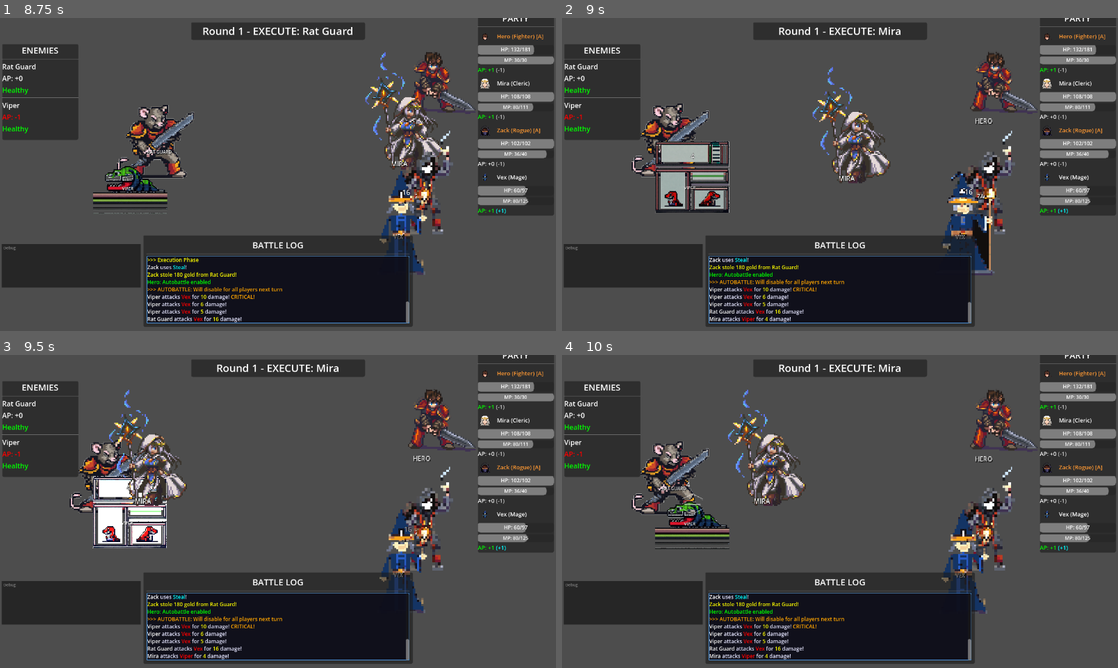
Above: before the commit, frames 1-4 (two rows, left to right).
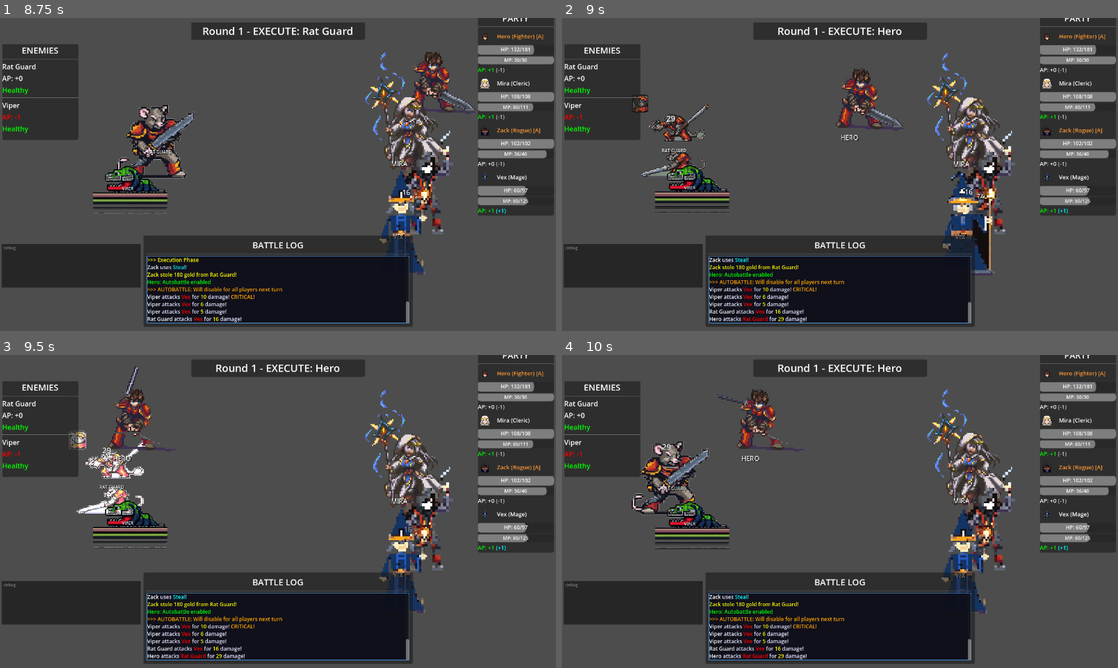
Above: after the commit, the same moments.

Repository: struktured-labs/cowardly-irregular
Game: Godot game, scene res://src/battle/BattleScene.tscn
The game is run twice, just before and just after one commit, with the same random seed, the same clock (stepped at 60 frames per second) and the same inputs. This scene is started directly instead of the project's main scene.
Inputs (mouse positions are in pixels of both pictures, inside the frame that each line leads up to):
- Up to frame 1 (8.75 s): tap Enter at 0.5 s; move the mouse to (400, 158) at 0.52 s; hold Right (ui_right) 0.53-1.25 s; hold R (battle_advance) 0.53-1.25 s; click (400, 158) at 0.67 s; tap Z (ui_accept) at 0.77, 1.07, 3.77, 4.07, 6.77, 7.07 s; drag from (166, 190) to (250, 237) at 1.27 s; move the mouse to (333, 105) at 2.02 s; hold Right (ui_right) 2.03-2.75 s; hold Tab (battle_toggle_auto) 2.03-2.75 s; click (333, 105) at 2.17 s; drag from (250, 237) to (111, 127) at 2.77 s; move the mouse to (444, 221) at 3.52 s; hold Left (ui_left) 3.53-4.25 s; tap E (camera_rotate_right) at 3.6 s; click (444, 221) at 3.67 s; drag from (111, 127) to (194, 96) at 4.27 s; move the mouse to (305, 174) at 5.02 s; hold Down (ui_down) 5.03-5.75 s; tap Alt at 5.1 s; click (305, 174) at 5.17 s; drag from (194, 96) to (166, 190) at 5.77 s; move the mouse to (400, 158) at 6.52 s; hold Up (ui_up) 6.53-7.25 s; tap Y at 6.6 s; click (400, 158) at 6.67 s; drag from (166, 190) to (250, 237) at 7.27 s; move the mouse to (333, 105) at 8.02 s; hold Down (ui_down) from 8.03 s (still down); tap Space at 8.1 s; click (333, 105) at 8.17 s
- Up to frame 2 (9 s): release Down (ui_down) at 8.75 s; drag from (812, 237) to (673, 127) at 8.77 s
- Up to frame 3 (9.5 s): no input
- Up to frame 4 (10 s): move the mouse to (1006, 558) at 9.52 s; hold Up (ui_up) from 9.53 s (still down); tap Keypad Enter at 9.6 s; click (1006, 558) at 9.67 s; tap Z (ui_accept) at 9.77 s

Frame 1 is identical in both runs. In frame 2, 9.2% of the frame differs, in the area x 12-89%, y 2-98%; in frame 3, 8.5%; in frame 4, 5.2%.

Commit message:
feat: gray bg fix, 6 enemy AI archetypes, status effect icons
Cherry-picked from cowir-battle:
- BattleBackground safety redraw after 3 frames + explicit TextureRect sizing
- 6 AI archetypes: healer, caster, debuffer, tank, assassin, brute
- Status effect badges above combatant sprites (reactive updates)
- Boss intro stinger wiring moved to SFX commit

Co-Authored-By: Claude Opus 4.6 (1M context) <noreply@anthropic.com>

Diff:
--- a/src/battle/BattleBackground.gd
+++ b/src/battle/BattleBackground.gd
@@ -144,6 +144,7 @@
 ## Transition state
 var _transition_tween: Tween = null
 var _has_drawn: bool = false
+var _frames_in_tree: int = 0  # Safety counter for background draw retry
 
 
 func _ready() -> void:
@@ -175,6 +176,16 @@
 
 
 func _process(delta: float) -> void:
+	# Safety: if background never drew after 3 frames, force a draw attempt
+	if not _has_drawn:
+		_frames_in_tree += 1
+		if _frames_in_tree >= 3:
+			var vp = get_viewport_rect().size
+			if vp.x > 0 and vp.y > 0:
+				print("[BG] Safety redraw triggered after %d frames (viewport: %s)" % [_frames_in_tree, vp])
+				_draw_background_immediate()
+				_has_drawn = true
+
 	_parallax_time += delta
 	if _layer_far and _layer_mid and _layer_near:
 		_layer_far.position.x = sin(_parallax_time * PARALLAX_SPEED_FAR * 0.1) * PARALLAX_RANGE * 0.3
@@ -328,11 +339,14 @@
 
 	# Try artist backdrop first — if available, skip procedural generation
 	if _try_load_artist_backdrop():
+		print("[BG] Artist backdrop loaded for terrain %d" % current_terrain)
 		return
 
 	var viewport_size = get_viewport_rect().size
+	print("[BG] Drawing procedural background — terrain=%d, viewport=%s" % [current_terrain, viewport_size])
 	if viewport_size.x == 0 or viewport_size.y == 0:
 		# Viewport not ready yet — retry next frame
+		print("[BG] Viewport size is zero, deferring draw")
 		_has_drawn = false
 		call_deferred("_draw_background")
 		return
@@ -368,10 +382,12 @@
 	Returns true if loaded, false to fall through to procedural generation."""
 	var path = BACKDROP_PATHS.get(current_terrain, "")
 	if path == "" or not ResourceLoader.exists(path):
+		print("[BG] No artist backdrop for terrain %d (path=%s, exists=%s)" % [current_terrain, path, ResourceLoader.exists(path) if path != "" else false])
 		return false
 
 	var tex = load(path) as Texture2D
 	if not tex:
+		print("[BG] Failed to load artist backdrop texture: %s" % path)
 		return false
 
 	_artist_backdrop_rect = TextureRect.new()
@@ -418,6 +434,9 @@
 		var sky_rect = TextureRect.new()
 		sky_rect.texture = cached["sky_tex"]
 		sky_rect.position = Vector2.ZERO
+		sky_rect.size = Vector2(w, sky_height)
+		sky_rect.expand_mode = TextureRect.EXPAND_IGNORE_SIZE
+		sky_rect.stretch_mode = TextureRect.STRETCH_SCALE
 		sky_rect.mouse_filter = Control.MOUSE_FILTER_IGNORE
 		add_child(sky_rect)
 		_sky_rect = sky_rect
@@ -426,6 +445,9 @@
 		var ground_rect = TextureRect.new()
 		ground_rect.texture = cached["ground_tex"]
 		ground_rect.position = Vector2(0, sky_height)
+		ground_rect.size = Vector2(w, int(viewport_size.y) - sky_height)
+		ground_rect.expand_mode = TextureRect.EXPAND_IGNORE_SIZE
+		ground_rect.stretch_mode = TextureRect.STRETCH_SCALE
 		ground_rect.mouse_filter = Control.MOUSE_FILTER_IGNORE
 		add_child(ground_rect)
 	else:
@@ -462,6 +484,9 @@
 		var sky_rect = TextureRect.new()
 		sky_rect.texture = sky_tex
 		sky_rect.position = Vector2.ZERO
+		sky_rect.size = Vector2(w, sky_height)
+		sky_rect.expand_mode = TextureRect.EXPAND_IGNORE_SIZE
+		sky_rect.stretch_mode = TextureRect.STRETCH_SCALE
 		sky_rect.mouse_filter = Control.MOUSE_FILTER_IGNORE
 		add_child(sky_rect)
 		_sky_rect = sky_rect
@@ -483,6 +508,9 @@
 		var ground_rect = TextureRect.new()
 		ground_rect.texture = ground_tex
 		ground_rect.position = Vector2(0, sky_height)
+		ground_rect.size = Vector2(w, ground_height)
+		ground_rect.expand_mode = TextureRect.EXPAND_IGNORE_SIZE
+		ground_rect.stretch_mode = TextureRect.STRETCH_SCALE
 		ground_rect.mouse_filter = Control.MOUSE_FILTER_IGNORE
 		add_child(ground_rect)
 
--- a/src/battle/BattleManager.gd
+++ b/src/battle/BattleManager.gd
@@ -807,7 +807,7 @@
 
 
 func _make_ai_decision(combatant: Combatant, alive_allies: Array, alive_enemies: Array) -> Dictionary:
-	"""Make AI decision for action selection"""
+	"""Make AI decision for action selection — behavior varies by monster archetype"""
 	# Get available abilities
 	var available_abilities = []
 	if combatant.job and combatant.job.has("abilities"):
@@ -832,44 +832,267 @@
 				battle_log_message.emit("The enemy anticipates your strategy...")
 				return counter_action
 
-	# Check if should heal (30% chance if ally below 40% HP)
-	var low_hp_allies = alive_allies.filter(func(a): return a.get_hp_percentage() < 40.0)
-	if low_hp_allies.size() > 0 and randf() < 0.3:
-		var healing_abilities = available_abilities.filter(func(a): return a.get("type", "") == "healing")
-		if healing_abilities.size() > 0:
-			var heal = healing_abilities[randi() % healing_abilities.size()]
+	# Determine AI archetype from stats and abilities
+	var archetype = _get_ai_archetype(combatant, available_abilities)
+	return _execute_archetype_ai(combatant, archetype, available_abilities, alive_allies, alive_enemies)
+
+
+func _get_ai_archetype(combatant: Combatant, available_abilities: Array) -> String:
+	"""Derive AI behavior archetype from combatant stats and abilities"""
+	var healing_abilities = available_abilities.filter(func(a): return a.get("type", "") == "healing")
+	var magic_abilities = available_abilities.filter(func(a): return a.get("type", "") == "magic")
+	var debuff_abilities = available_abilities.filter(func(a): return a.get("type", "") in ["debuff", "status"])
+
+	# Check for explicit ai_pattern in monster data
+	if combatant.has_meta("monster_type"):
+		var mt = combatant.get_meta("monster_type", "")
+		if EncounterSystem and mt in EncounterSystem.monster_database:
+			var ai = EncounterSystem.monster_database[mt].get("ai_pattern", "")
+			if ai != "":
+				return ai
+
+	# Healer: has healing abilities
+	if healing_abilities.size() > 0:
+		return "healer"
+	# Caster: magic stat significantly higher than attack, has magic abilities
+	if combatant.magic > combatant.attack * 1.3 and magic_abilities.size() > 0:
+		return "caster"
+	# Debuffer: has debuff/status abilities and isn't purely physical
+	if debuff_abilities.size() > 0:
+		return "debuffer"
+	# Tank: high HP and defense relative to attack
+	if combatant.defense > combatant.attack * 0.5 and combatant.max_hp >= 150:
+		return "tank"
+	# Assassin: very fast, targets wounded enemies
+	if combatant.speed >= 18:
+		return "assassin"
+	# Brute: everything else (high attack, straightforward)
+	return "brute"
+
+
+func _execute_archetype_ai(combatant: Combatant, archetype: String, abilities: Array, alive_allies: Array, alive_enemies: Array) -> Dictionary:
+	"""Execute AI logic based on archetype"""
+
+	match archetype:
+		"healer":
+			return _ai_healer(combatant, abilities, alive_allies, alive_enemies)
+		"caster":
+			return _ai_caster(combatant, abilities, alive_enemies)
+		"debuffer":
+			return _ai_debuffer(combatant, abilities, alive_allies, alive_enemies)
+		"tank":
+			return _ai_tank(combatant, abilities, alive_allies, alive_enemies)
+		"assassin":
+			return _ai_assassin(combatant, abilities, alive_enemies)
+		_:
+			return _ai_brute(combatant, abilities, alive_enemies)
+
+
+func _ai_healer(combatant: Combatant, abilities: Array, alive_allies: Array, alive_enemies: Array) -> Dictionary:
+	"""Healer AI: prioritize healing low-HP allies, attack only when no one needs healing"""
+	var healing_abilities = abilities.filter(func(a): return a.get("type", "") == "healing")
+	var low_hp_allies = alive_allies.filter(func(a): return a.get_hp_percentage() < 60.0)
+
+	# Heal the most wounded ally (70% chance when someone is hurt)
+	if low_hp_allies.size() > 0 and healing_abilities.size() > 0 and randf() < 0.7:
+		low_hp_allies.sort_custom(func(a, b): return a.get_hp_percentage() < b.get_hp_percentage())
+		var heal = healing_abilities[randi() % healing_abilities.size()]
+		return {
+			"type": "ability",
+			"combatant": combatant,
+			"ability_id": heal.get("id", ""),
+			"targets": [low_hp_allies[0]],
+			"speed": _compute_action_speed(combatant, "ability", heal)
+		}
+
+	# Buff/support abilities if available
+	var support_abilities = abilities.filter(func(a): return a.get("type", "") in ["buff", "support"])
+	if support_abilities.size() > 0 and randf() < 0.4:
+		var buff = support_abilities[randi() % support_abilities.size()]
+		var ally = alive_allies[randi() % alive_allies.size()]
+		return {
+			"type": "ability",
+			"combatant": combatant,
+			"ability_id": buff.get("id", ""),
+			"targets": [ally],
+			"speed": _compute_action_speed(combatant, "ability", buff)
+		}
+
+	# Fallback: basic attack
+	var target = _choose_target(combatant, alive_enemies, {})
+	return {"type": "attack", "combatant": combatant, "target": target, "speed": _compute_action_speed(combatant, "attack")}
+
+
+func _ai_caster(combatant: Combatant, abilities: Array, alive_enemies: Array) -> Dictionary:
+	"""Caster AI: strongly prefer magic abilities, target weaknesses when possible"""
+	var magic_abilities = abilities.filter(func(a): return a.get("type", "") == "magic")
+
+	# 75% chance to cast a spell if MP allows
+	if magic_abilities.size() > 0 and randf() < 0.75:
+		# Prefer spells that exploit target weaknesses
+		var best_spell = magic_abilities[0]
+		var best_score = 0.0
+		for spell in magic_abilities:
+			var element = spell.get("element", "")
+			var score = spell.get("power", 10)
+			# Check if any enemy is weak to this element
+			for enemy in alive_enemies:
+				if element != "" and element in enemy.weaknesses:
+					score *= 2.0  # Double score for weakness exploitation
+			if score > best_score:
+				best_score = score
+				best_spell = spell
+
+		var spell_target = _choose_target(combatant, alive_enemies, best_spell)
+		return {
+			"type": "ability",
+			"combatant": combatant,
+			"ability_id": best_spell.get("id", ""),
+			"targets": [spell_target],
+			"speed": _compute_action_speed(combatant, "ability", best_spell)
+		}
+
+	# Fallback: basic attack
+	var target = _choose_target(combatant, alive_enemies, {})
+	return {"type": "attack", "combatant": combatant, "target": target, "speed": _compute_action_speed(combatant, "attack")}
+
+
+func _ai_debuffer(combatant: Combatant, abilities: Array, alive_allies: Array, alive_enemies: Array) -> Dictionary:
+	"""Debuffer AI: apply status effects early, then fall back to damage"""
+	var debuff_abilities = abilities.filter(func(a): return a.get("type", "") in ["debuff", "status"])
+	var offensive_abilities = abilities.filter(func(a): return a.get("type", "") in ["physical", "magic"])
+
+	# 55% chance to debuff, preferring targets without existing debuffs
+	if debuff_abilities.size() > 0 and randf() < 0.55:
+		var debuff = debuff_abilities[randi() % debuff_abilities.size()]
+		# Pick a target that doesn't already have too many statuses
+		var target = alive_enemies[0]
+		var fewest_statuses = 999
+		for enemy in alive_enemies:
+			var status_count = enemy.active_statuses.size() if "active_statuses" in enemy else 0
+			if status_count < fewest_statuses:
+				fewest_statuses = status_count
+				target = enemy
+		return {
+			"type": "ability",
+			"combatant": combatant,
+			"ability_id": debuff.get("id", ""),
+			"targets": [target],
+			"speed": _compute_action_speed(combatant, "ability", debuff)
+		}
+
+	# Use offensive ability
+	if offensive_abilities.size() > 0 and randf() < 0.4:
+		var spell = offensive_abilities[randi() % offensive_abilities.size()]
+		var target = _choose_target(combatant, alive_enemies, spell)
+		return {
+			"type": "ability",
+			"combatant": combatant,
+			"ability_id": spell.get("id", ""),
+			"targets": [target],
+			"speed": _compute_action_speed(combatant, "ability", spell)
+		}
+
+	# Fallback: basic attack
+	var target = _choose_target(combatant, alive_enemies, {})
+	return {"type": "attack", "combatant": combatant, "target": target, "speed": _compute_action_speed(combatant, "attack")}
+
+
+func _ai_tank(combatant: Combatant, abilities: Array, alive_allies: Array, alive_enemies: Array) -> Dictionary:
+	"""Tank AI: use defensive abilities, protect allies, heavy single hits"""
+	var defensive_abilities = abilities.filter(func(a): return a.get("type", "") in ["buff", "support", "defensive"])
+	var physical_abilities = abilities.filter(func(a): return a.get("type", "") == "physical")
+
+	# Use defensive/buff ability if available (40% chance)
+	if defensive_abilities.size() > 0 and randf() < 0.4:
+		var buff = defensive_abilities[randi() % defensive_abilities.size()]
+		# Buff self or lowest-HP ally
+		var target = combatant
+		var low_hp_allies = alive_allies.filter(func(a): return a.get_hp_percentage() < 50.0)
+		if low_hp_allies.size() > 0:
+			low_hp_allies.sort_custom(func(a, b): return a.get_hp_percentage() < b.get_hp_percentage())
+			target = low_hp_allies[0]
+		return {
+			"type": "ability",
+			"combatant": combatant,
+			"ability_id": buff.get("id", ""),
+			"targets": [target],
+			"speed": _compute_action_speed(combatant, "ability", buff)
+		}
+
+	# Use strongest physical ability (50% chance)
+	if physical_abilities.size() > 0 and randf() < 0.5:
+		physical_abilities.sort_custom(func(a, b): return a.get("power", 0) > b.get("power", 0))
+		var ability = physical_abilities[0]
+		var target = _choose_target(combatant, alive_enemies, ability)
+		return {
+			"type": "ability",
+			"combatant": combatant,
+			"ability_id": ability.get("id", ""),
+			"targets": [target],
+			"speed": _compute_action_speed(combatant, "ability", ability)
+		}
+
+	# Fallback: basic attack — tanks target the highest-threat enemy (most damage)
+	var target = alive_enemies[0]
+	var highest_atk = 0
+	for enemy in alive_enemies:
+		var threat = enemy.attack + enemy.magic
+		if threat > highest_atk:
+			highest_atk = threat
+			target = enemy
+	return {"type": "attack", "combatant": combatant, "target": target, "speed": _compute_action_speed(combatant, "attack")}
+
+
+func _ai_assassin(combatant: Combatant, abilities: Array, alive_enemies: Array) -> Dictionary:
+	"""Assassin AI: focus wounded targets, use abilities for burst damage"""
+	var offensive_abilities = abilities.filter(func(a): return a.get("type", "") in ["physical", "magic"])
+
+	# Target the most wounded enemy (finish them off)
+	var target = alive_enemies[0]
+	var lowest_hp_pct = 100.0
+	for enemy in alive_enemies:
+		var hp_pct = enemy.get_hp_percentage()
+		if hp_pct < lowest_hp_pct:
+			lowest_hp_pct = hp_pct
+			target = enemy
+
+	# Use strongest offensive ability on wounded target (60% chance)
+	if offensive_abilities.size() > 0 and randf() < 0.6:
+		offensive_abilities.sort_custom(func(a, b): return a.get("power", 0) > b.get("power", 0))
+		var ability = offensive_abilities[0]
+		return {
+			"type": "ability",
+			"combatant": combatant,
+			"ability_id": ability.get("id", ""),
+			"targets": [target],
+			"speed": _compute_action_speed(combatant, "ability", ability)
+		}
+
+	return {"type": "attack", "combatant": combatant, "target": target, "speed": _compute_action_speed(combatant, "attack")}
+
+
+func _ai_brute(combatant: Combatant, abilities: Array, alive_enemies: Array) -> Dictionary:
+	"""Brute AI: mostly physical attacks, occasionally use abilities"""
+	# 30% chance to use offensive ability
+	if randf() < 0.3:
+		var offensive_abilities = abilities.filter(
+			func(a): return a.get("type", "") in ["physical", "magic"]
+		)
+		if offensive_abilities.size() > 0:
+			var ability = offensive_abilities[randi() % offensive_abilities.size()]
+			var target = _choose_target(combatant, alive_enemies, ability)
 			return {
 				"type": "ability",
 				"combatant": combatant,
-				"ability_id": heal.get("id", ""),
-				"targets": [low_hp_allies[0]],
-				"speed": _compute_action_speed(combatant, "ability", heal)
+				"ability_id": ability.get("id", ""),
+				"targets": [target],
+				"speed": _compute_action_speed(combatant, "ability", ability)
 			}
 
-	# Check if should use offensive ability (40% chance)
-	if randf() < 0.4 and combatant.current_mp >= 10:
-		var offensive_abilities = available_abilities.filter(
-			func(a): return a.get("type", "") in ["physical", "magic"]
-		)
-		if offensive_abilities.size() > 0:
-			var spell = offensive_abilities[randi() % offensive_abilities.size()]
-			var spell_target = _choose_target(combatant, alive_enemies, spell)
-			return {
-				"type": "ability",
-				"combatant": combatant,
-				"ability_id": spell.get("id", ""),
-				"targets": [spell_target],
-				"speed": _compute_action_speed(combatant, "ability", spell)
-			}
-
-	# Default to basic attack
+	# Default: basic attack, random target
 	var target = _choose_target(combatant, alive_enemies, {})
-	return {
-		"type": "attack",
-		"combatant": combatant,
-		"target": target,
-		"speed": _compute_action_speed(combatant, "attack")
-	}
+	return {"type": "attack", "combatant": combatant, "target": target, "speed": _compute_action_speed(combatant, "attack")}
 
 
 func _make_masterite_decision(combatant: Combatant, alive_allies: Array, alive_enemies: Array, available_abilities: Array) -> Dictionary:
--- a/src/battle/BattleScene.gd
+++ b/src/battle/BattleScene.gd
@@ -156,6 +156,9 @@
 
 ## Tutorial hints (persists across battles via static-like save)
 static var _hints_shown: Dictionary = {}  # {"hint_id": true}  # Static: persists across scene instances within a session. Intentional — hints show once per game session.
+
+## Status effect icon containers (combatant -> HBoxContainer of icons)
+var _status_icon_containers: Dictionary = {}  # {Combatant: HBoxContainer}
 
 
 func set_player(player: Combatant) -> void:
@@ -688,6 +691,9 @@
 		# Add label with character name
 		_add_sprite_label(sprite, member.combatant_name.to_upper(), Vector2(-20, 40))
 
+		# Setup status icons for this party member
+		_setup_status_icons(member, sprite)
+
 	# Create enemy sprites
 	for i in range(test_enemies.size()):
 		var enemy = test_enemies[i]
@@ -719,6 +725,9 @@
 
 		# Add label with enemy name
 		_add_sprite_label(sprite, enemy.combatant_name.to_upper(), Vector2(-20, 40))
+
+		# Setup status icons for this enemy
+		_setup_status_icons(enemy, sprite)
 
 
 func _get_monster_sprite_frames(monster_id: String) -> SpriteFrames:
@@ -836,6 +845,101 @@
 	sprite.add_child(label)
 
 
+## Status effect icon display system
+const STATUS_ICON_CONFIG = {
+	"exposed": {"label": "EXP", "color": Color(1.0, 0.3, 0.3)},
+	"cannot_defer": {"label": "LOCK", "color": Color(0.8, 0.2, 0.2)},
+	"stun": {"label": "STUN", "color": Color(1.0, 1.0, 0.2)},
+	"sleep": {"label": "ZZZ", "color": Color(0.5, 0.5, 1.0)},
+	"confuse": {"label": "CONF", "color": Color(0.9, 0.5, 0.9)},
+	"fear": {"label": "FEAR", "color": Color(0.6, 0.3, 0.8)},
+	"charm": {"label": "CHRM", "color": Color(1.0, 0.5, 0.7)},
+	"blind": {"label": "BLND", "color": Color(0.4, 0.4, 0.4)},
+	"curse": {"label": "CURS", "color": Color(0.5, 0.0, 0.5)},
+	"regen": {"label": "REGN", "color": Color(0.3, 1.0, 0.3)},
+	"permakilled": {"label": "DEAD", "color": Color(0.3, 0.0, 0.0)},
+}
+
+
+func _setup_status_icons(combatant: Combatant, sprite: AnimatedSprite2D) -> void:
+	"""Create status icon container above a combatant's sprite and connect signals"""
+	var container = HBoxContainer.new()
+	container.add_theme_constant_override("separation", 2)
+	container.position = Vector2(-30, -55)  # Above sprite
+	container.mouse_filter = Control.MOUSE_FILTER_IGNORE
+	sprite.add_child(container)
+	_status_icon_containers[combatant] = container
+
+	# Connect signals for reactive updates
+	if not combatant.status_added.is_connected(_on_combatant_status_changed):
+		combatant.status_added.connect(_on_combatant_status_changed.bind(combatant))
+	if not combatant.status_removed.is_connected(_on_combatant_status_changed):
+		combatant.status_removed.connect(_on_combatant_status_changed.bind(combatant))
+
+	# Show any existing statuses
+	_refresh_status_icons(combatant)
+
+
+func _on_combatant_status_changed(_status: String, combatant: Combatant) -> void:
+	"""Refresh status icons when a status is added or removed"""
+	_refresh_status_icons(combatant)
+
+
+func _refresh_status_icons(combatant: Combatant) -> void:
+	"""Rebuild the status icon row for a combatant"""
+	if combatant not in _status_icon_containers:
+		return
+	var container: HBoxContainer = _status_icon_containers[combatant]
+	if not is_instance_valid(container):
+		return
+
+	# Clear existing icons
+	for child in container.get_children():
+		child.queue_free()
+
+	# Add icon for each active status (skip internal-only ones)
+	for status in combatant.status_effects:
+		# Skip taunted_* variants (internal targeting, not visual)
+		if status.begins_with("taunted_"):
+			continue
+
+		var config = STATUS_ICON_CONFIG.get(status, {"label": status.substr(0, 3).to_upper(), "color": Color(0.7, 0.7, 0.7)})
+		var icon = _create_status_icon_label(config["label"], config["color"])
+		container.add_child(icon)
+
+
+func _create_status_icon_label(text: String, color: Color) -> PanelContainer:
+	"""Create a small colored status badge"""
+	var panel = PanelContainer.new()
+	panel.mouse_filter = Control.MOUSE_FILTER_IGNORE
+
+	var style = StyleBoxFlat.new()
+	style.bg_color = Color(0.0, 0.0, 0.0, 0.6)
+	style.border_color = color
+	style.border_width_top = 1
+	style.border_width_bottom = 1
+	style.border_width_left = 1
+	style.border_width_right = 1
+	style.corner_radius_top_left = 2
+	style.corner_radius_top_right = 2
+	style.corner_radius_bottom_left = 2
+	style.corner_radius_bottom_right = 2
+	style.content_margin_left = 2
+	style.content_margin_right = 2
+	style.content_margin_top = 0
+	style.content_margin_bottom = 0
+	panel.add_theme_stylebox_override("panel", style)
+
+	var label = Label.new()
+	label.text = text
+	label.add_theme_font_size_override("font_size", 8)
+	label.add_theme_color_override("font_color", color)
+	label.mouse_filter = Control.MOUSE_FILTER_IGNORE
+	panel.add_child(label)
+
+	return panel
+
+
 func _update_ui() -> void:
 	_ui_manager.update_ui()
 
@@ -1426,7 +1530,6 @@
 	var boss_type = _get_boss_type()
 	var masterite_type = _get_masterite_type()
 	if is_boss_fight:
-		SoundManager.play_battle("boss_intro_stinger")
 		if masterite_type != "":
 			# Masterite bosses have per-role, per-world music tracks
 			var world_suffix = SoundManager._get_current_world_suffix()
@@ -2710,6 +2813,9 @@
 	# Add label
 	_add_sprite_label(sprite, enemy.combatant_name.to_upper(), Vector2(-20, 40))
 
+	# Setup status icons for summoned enemy
+	_setup_status_icons(enemy, sprite)
+
 	# Spawn animation - pop in with flash
 	var tween = create_tween()
 	tween.tween_property(sprite, "scale", Vector2(1.3, 1.3), 0.15)
